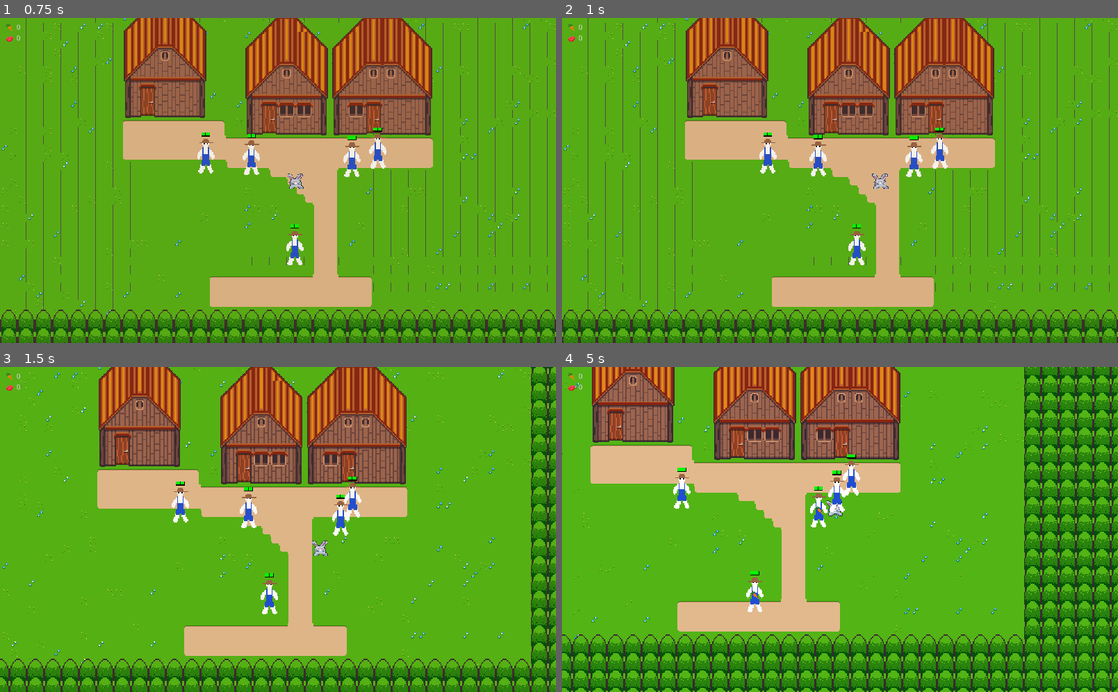
Above: before the commit, frames 1-4 (two rows, left to right).
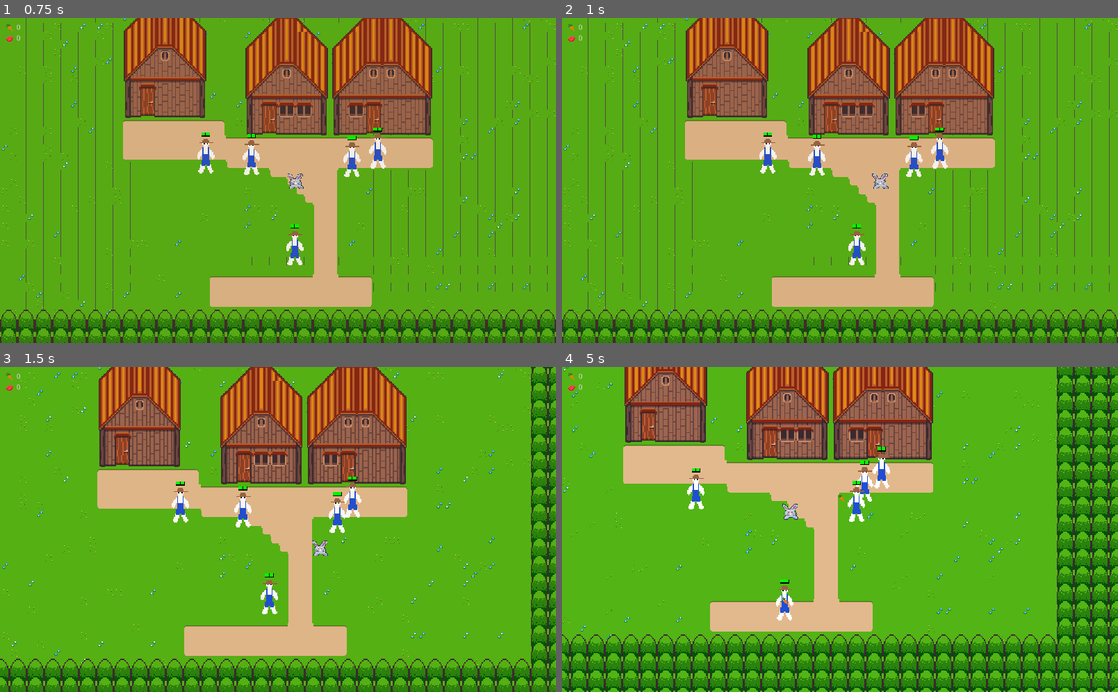
Above: after the commit, the same moments.

Repository: axerosh/rabbit-rampage
Game: Godot game, scene res://level2.tscn
Same seed, same stepped clock (60 frames per second), same inputs: the game is played once before the commit and once after it.
Inputs:
- Up to frame 1 (0.75 s): tap Enter at 0.5 s; hold D (move_right) from 0.53 s (still down); tap Space (attack) at 0.6 s
- Up to frame 2 (1 s): keep holding D (move_right)
- Up to frame 3 (1.5 s): release D (move_right) at 1.28 s; hold S (move_down) from 1.28 s (still down); tap Space (attack) at 1.35 s
- Up to frame 4 (5 s): release S (move_down) at 2.03 s; hold D (move_right) 2.03-2.78 s; tap Space (attack) every 0.75 s from 2.1 to 4.35 s; hold W (move_up) 2.78-3.53 s; hold A (move_left) from 3.53 s (still down)

Frame 1 is identical in both runs. In frame 2, 0.1% of the frame differs, in the area x 44-48%, y 35-49%; in frame 3, 0.5%; in frame 4, 36%, in the area x 0-100%, y 0-100%.

Commit message:
Make farmers flee from nearby pursuers

Diff:
--- a/humans/bandit.gd
+++ b/humans/bandit.gd
@@ -23,7 +23,7 @@
 		var direction: Vector2 = self.global_position.direction_to(current_target.global_position)
 		var speed_modifier: float = 1.0
 		if (!DayNightManager.is_night):
-			speed_modifier = 0.5
+			speed_modifier = 0.75
 		var _movement: Vector2 = move_and_slide(direction * speed * speed_modifier * delta)
 
 		var distance_squared: float = self.global_position.distance_squared_to(current_target.global_position)
@@ -43,6 +43,7 @@
 				closest_farmer = farmer
 	if (closest_farmer != null):
 		current_target = closest_farmer
+		closest_farmer.set_haunted(self as Human)
 		var _result = current_target.connect("died", self, "_on_current_target_died")
 
 func _on_current_target_died(human: Human) -> void:
--- a/humans/farmer.gd
+++ b/humans/farmer.gd
@@ -6,9 +6,10 @@
 
 const min_time_between_drops: float = 2.0;
 const max_time_between_drops: float = 10.0;
-const speed: float = 4000.0
+const speed: float = 3000.0
 const min_time_waiting: float = 0.5;
 const max_time_waiting: float = 3.5;
+const pursuer_detection_range_squared: float = 10000.0;
 
 var time_between_drops: float = rand_range(min_time_between_drops, max_time_between_drops)
 var time_until_drop: float = time_between_drops
@@ -17,6 +18,7 @@
 var carrots_dropped: int = 0;
 
 var walk_path: PoolVector2Array = PoolVector2Array([])
+var pursuers: Array = []
 
 func _ready() -> void:
 	GameManager.register_farmer(self)
@@ -28,7 +30,26 @@
 	drop_flesh()
 
 func _physics_process(delta: float) -> void:
-	move_along_path(speed * delta)
+	var closest_nearby_pursuer: Human = null
+	var closest_distance_squared: float = pursuer_detection_range_squared
+	for pursuer in pursuers:
+		pursuer = pursuer as Human
+		var distance_squared: float = self.global_position.distance_squared_to(pursuer.global_position)
+		if (distance_squared < closest_distance_squared):
+			closest_distance_squared = distance_squared
+			closest_nearby_pursuer = pursuer
+
+	if (closest_nearby_pursuer != null):
+		move_away_from(closest_nearby_pursuer.global_position, speed * delta)
+	else:
+		move_along_path(speed * delta)
+
+func move_away_from(from_point: Vector2, distance: float):
+	var direction = (global_position - from_point).normalized()
+	var _result = move_and_slide(direction * distance)
+
+	while (!walk_path.empty()):
+		walk_path.remove(0)
 
 func move_along_path(distance: float):
 	if walk_path.size() == 0:
@@ -57,8 +78,21 @@
 		if waiting_time > 0:
 			waiting_time -= delta
 		elif waiting_time <= 0:
-			walk_path = Lookup.find_LevelNavigation().get_random_walk_path(position)
+			walk_path = Lookup.find_LevelNavigation().get_random_walk_path(global_position)
 			waiting_time = rand_range(min_time_waiting, max_time_waiting)
+
+func set_haunted(pursuer: Human) -> void:
+	if (!pursuers.has(pursuer)):
+		pursuers.append(pursuer)
+	if (!pursuer.is_connected("died", self, "on_pursuer_died")):
+		var _error = pursuer.connect("died", self, "on_pursuer_died")
+
+func on_pursuer_died(pursuer: Human) -> void:
+	print("pursuer " + str(pursuer) + " died")
+	if (pursuers.has(pursuer)):
+		pursuers.erase(pursuer)
+	if (pursuer.is_connected("died", self, "on_pursuer_died")):
+		pursuer.disconnect("died", self, "on_pursuer_died")
 
 func drop_carrot() -> void:
 	var carrot: Carrot = carrot_scene.instance();
